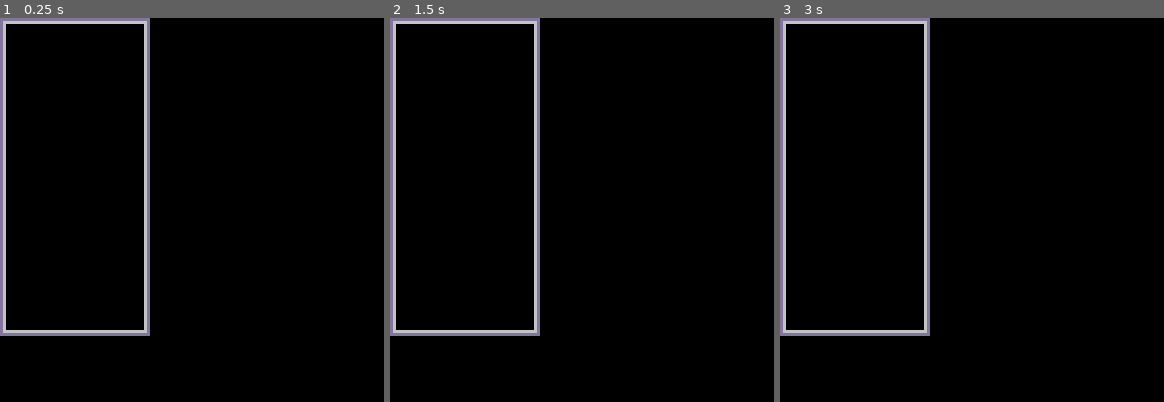
Above: before the commit, frames 1-3 (left to right).
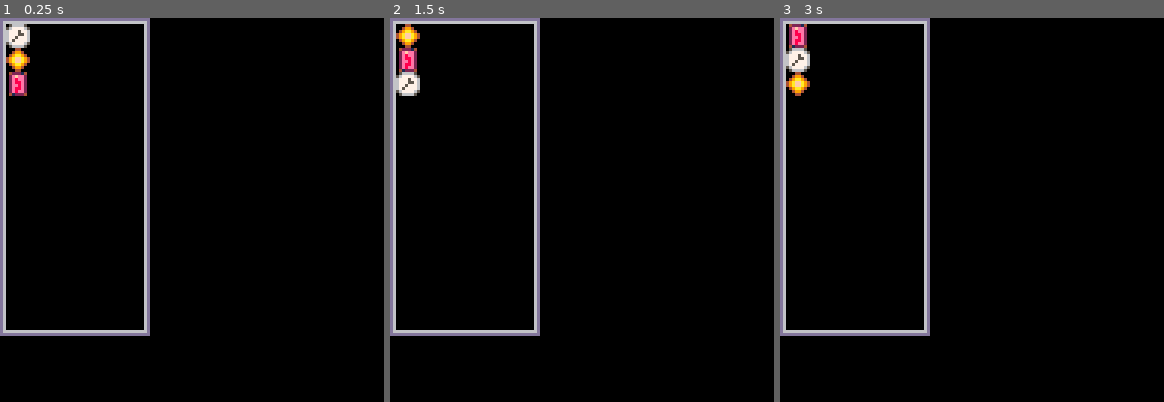
Above: after the commit, the same moments.

Repository: brunopinheiro/pico8_carts
Game: PICO-8 cartridge tagw.p8
Two runs of this game, one before a commit and one after it. Both use one fixed random seed, a clock stepped at 60 frames per second and the inputs below.
Inputs:
- Up to frame 1 (0.25 s): no input
- Up to frame 2 (1.5 s): tap X (X key) at 0.33, 1.07 s; tap O (Z key) at 0.7 s
- Up to frame 3 (3 s): hold Right 1.6-2.1 s; tap O (Z key) every 0.4 s from 1.7 to 2.9 s; tap X (X key) at 1.85, 2.97 s; hold Up 2.15-2.42 s; hold Right from 2.47 s (still down)

The runs differ from the first frame. In frame 1, 0.9% of the frame differs, in the area x 1-8%, y 1-21%; in frame 2, 0.9%; in frame 3, 0.9%.

Commit message:
[tagw] create the triple
still, not random components

Diff:
--- a/tagw.p8
+++ b/tagw.p8
@@ -5,30 +5,37 @@
 --   by brunopinheiro
 
 -- game loop
-local board
+local board, triple
 function _init()
 	board = c_board()
+	triple = c_triple()
 end
 
 function _update60()
-
+	triple:update()
 end
 
 function _draw()
 	cls()
 	board:draw()
+	triple:draw()
 end
 
 --core
 local btn_left, btn_right, btn_up, btn_down, btn_o, btn_x = 0, 1, 2, 3, 4, 5
 
-function copy(t1, t2)
-	for k, v in pairs(t1) do t2[k] = v end
-	return t2
+function merge_into(origin, target)
+	local result = target or {}
+	for k, v in pairs(origin) do
+		result[k] = v
+	end
+	return result
 end
 
-function merge(t1, t2)
-	return copy(t2, copy(t1, {}))
+function swap(t, k1, k2)
+	local backup = t[k1]
+	t[k1] = t[k2]
+	t[k2] = backup
 end
 
 function c_animator()
@@ -60,8 +67,8 @@
 	return (final - initial) * time/duration + initial
 end
 
-function c_gameobject()
-	return {
+function c_gameobject(args)
+	return merge_into(args or {}, {
 		animator = c_animator(),
 
 		update = function(self)
@@ -122,31 +129,54 @@
 				(loops ~= 0) and loop_callback or callback
 			)
 		end
-	}
+	})
 end
 
 -->8
 -- components
-local comp_screw = 1
+local comp_screw, comp_gear, comp_wire = 1, 2, 3
+
+function c_triple()
+	local components = { comp_screw, comp_gear, comp_wire }
+
+	return merge_into({
+		x = 2,
+		y = 2,
+
+		update = function(self)
+			self.animator:update()
+			if btnp(btn_x) then
+				swap(components, 1, 2)
+				swap(components, 1, 3)
+			end
+		end,
+
+		draw = function(self)
+			for i, comp in pairs(components) do
+				spr(comp, self.x, self.y + (i - 1) * 8)
+			end
+		end
+	}, c_gameobject())
+end
 
 -- board
 function c_board()
 	local x, y, w, h = 1, 1, 48, 104
 
-	return merge(c_gameobject(), {
+	return merge_into({
 		draw = function()
 			rect(x-1, y-1, w+1, h+1, 13)
 			rect(x, y, w, h, 6)
 		end
-	})
+	}, c_gameobject())
 end
 
 __gfx__
-00000000056666500000000000000000000000000000000000000000000000000000000000000000000000000000000000000000000000000000000000000000
-00000000567777650000000000000000000000000000000000000000000000000000000000000000000000000000000000000000000000000000000000000000
-00700700677757760000000000000000000000000000000000000000000000000000000000000000000000000000000000000000000000000000000000000000
-00077000677755760000000000000000000000000000000000000000000000000000000000000000000000000000000000000000000000000000000000000000
-00077000677577760000000000000000000000000000000000000000000000000000000000000000000000000000000000000000000000000000000000000000
-00700700675777760000000000000000000000000000000000000000000000000000000000000000000000000000000000000000000000000000000000000000
-00000000567777650000000000000000000000000000000000000000000000000000000000000000000000000000000000000000000000000000000000000000
-00000000056666500000000000000000000000000000000000000000000000000000000000000000000000000000000000000000000000000000000000000000
+00000000056666500004400004222140000000000000000000000000000000000000000000000000000000000000000000000000000000000000000000000000
+00000000567777650049940002efee20000000000000000000000000000000000000000000000000000000000000000000000000000000000000000000000000
+0070070067775776049aa94002e8ee20000000000000000000000000000000000000000000000000000000000000000000000000000000000000000000000000
+000770006777557649affa9402e88e20000000000000000000000000000000000000000000000000000000000000000000000000000000000000000000000000
+000770006775777649affa9402ee8e20000000000000000000000000000000000000000000000000000000000000000000000000000000000000000000000000
+0070070067577776049aa94002e88e20000000000000000000000000000000000000000000000000000000000000000000000000000000000000000000000000
+00000000567777650049940002e8ee20000000000000000000000000000000000000000000000000000000000000000000000000000000000000000000000000
+00000000056666500004400004122240000000000000000000000000000000000000000000000000000000000000000000000000000000000000000000000000
